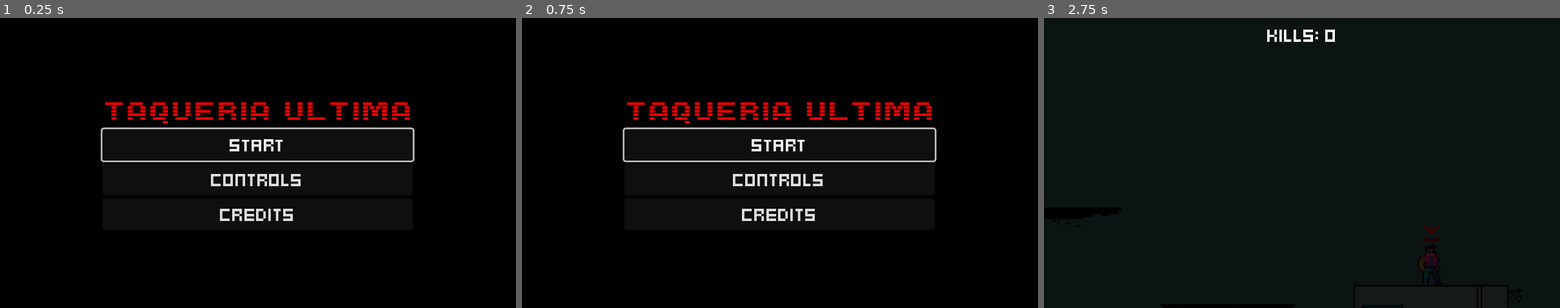
Above: before the commit, frames 1-3 (left to right).
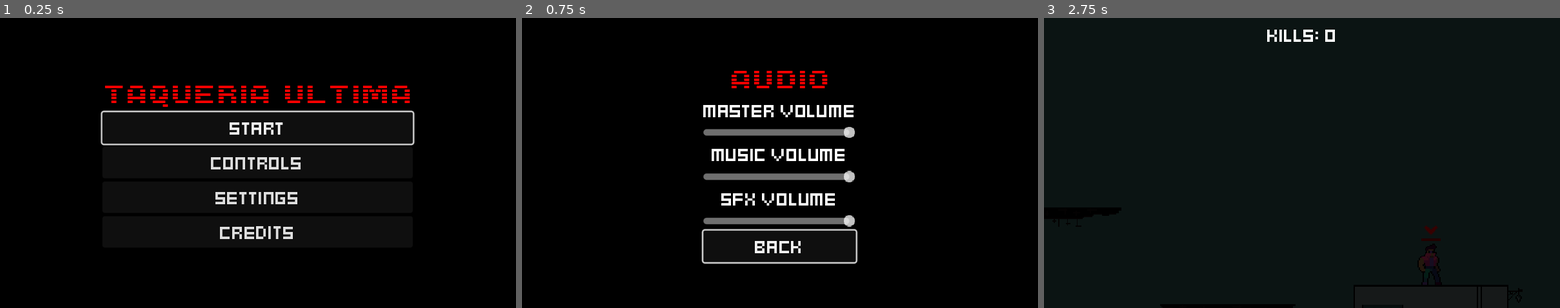
Above: after the commit, the same moments.

Repository: ericvennemeyer/taqueria-ultima
Game: Godot game, scene res://Scenes/start.tscn
The game is run twice, just before and just after one commit, with the same random seed, the same clock (stepped at 60 frames per second) and the same inputs.
Inputs (mouse positions are in pixels of both pictures, inside the frame that each line leads up to):
- Up to frame 1 (0.25 s): no input
- Up to frame 2 (0.75 s): click (780, 197) at 0.5 s, where only the run after the commit has a clickable "SETTINGS"
- Up to frame 3 (2.75 s): click (1302, 247) at 1.25 s, where only the run after the commit has a clickable "BACK"; click "START" at 2 s

The runs differ from the first frame. In frame 1, 6.3% of the frame differs, in the area x 19-81%, y 23-77%; in frame 2, 7.6%, in the area x 19-81%, y 18-85%; in frame 3, nothing differs.

Commit message:
Add Settings button to Start menu, connect to Settings menu scene.

Diff:
--- a/Scenes/settings.tscn
+++ b/Scenes/settings.tscn
@@ -43,6 +43,7 @@
 
 [node name="MasterSlider" type="HSlider" parent="CenterContainer/VBoxContainer"]
 layout_mode = 2
+max_value = 1.0
 step = 0.001
 script = ExtResource("3_d855d")
 bus_name = "Master"
@@ -56,6 +57,7 @@
 
 [node name="MusicSlider" type="HSlider" parent="CenterContainer/VBoxContainer"]
 layout_mode = 2
+max_value = 1.0
 step = 0.001
 script = ExtResource("3_d855d")
 bus_name = "Music"
@@ -69,6 +71,7 @@
 
 [node name="SFXSlider" type="HSlider" parent="CenterContainer/VBoxContainer"]
 layout_mode = 2
+max_value = 1.0
 step = 0.001
 script = ExtResource("3_d855d")
 bus_name = "SFX"
--- a/Scenes/start.tscn
+++ b/Scenes/start.tscn
@@ -40,6 +40,13 @@
 text = "CONTROLS
 "
 
+[node name="SettingsButton" type="Button" parent="CenterContainer/VBoxContainer"]
+layout_mode = 2
+theme_override_fonts/font = ExtResource("3_jrrlu")
+theme_override_font_sizes/font_size = 24
+text = "SETTINGS
+"
+
 [node name="CreditsButton" type="Button" parent="CenterContainer/VBoxContainer"]
 layout_mode = 2
 theme_override_fonts/font = ExtResource("3_jrrlu")
@@ -48,4 +55,5 @@
 
 [connection signal="pressed" from="CenterContainer/VBoxContainer/StartButton" to="." method="_on_start_button_pressed"]
 [connection signal="pressed" from="CenterContainer/VBoxContainer/ControlsButton" to="." method="_on_controls_button_pressed"]
+[connection signal="pressed" from="CenterContainer/VBoxContainer/SettingsButton" to="." method="_on_settings_button_pressed"]
 [connection signal="pressed" from="CenterContainer/VBoxContainer/CreditsButton" to="." method="_on_credits_button_pressed"]
--- a/Scripts/settings.gd
+++ b/Scripts/settings.gd
@@ -5,6 +5,7 @@
 
 func _ready() -> void:
 	RenderingServer.set_default_clear_color(Color.BLACK)
+	back_button.grab_focus()
 
 
 func _on_back_button_pressed() -> void:
--- a/Scripts/start.gd
+++ b/Scripts/start.gd
@@ -22,5 +22,9 @@
 	get_tree().change_scene_to_file("res://Scenes/controls.tscn")
 
 
+func _on_settings_button_pressed() -> void:
+	get_tree().change_scene_to_file("res://Scenes/settings.tscn")
+
+
 func _on_credits_button_pressed() -> void:
 	get_tree().change_scene_to_file("res://Scenes/credits.tscn")
